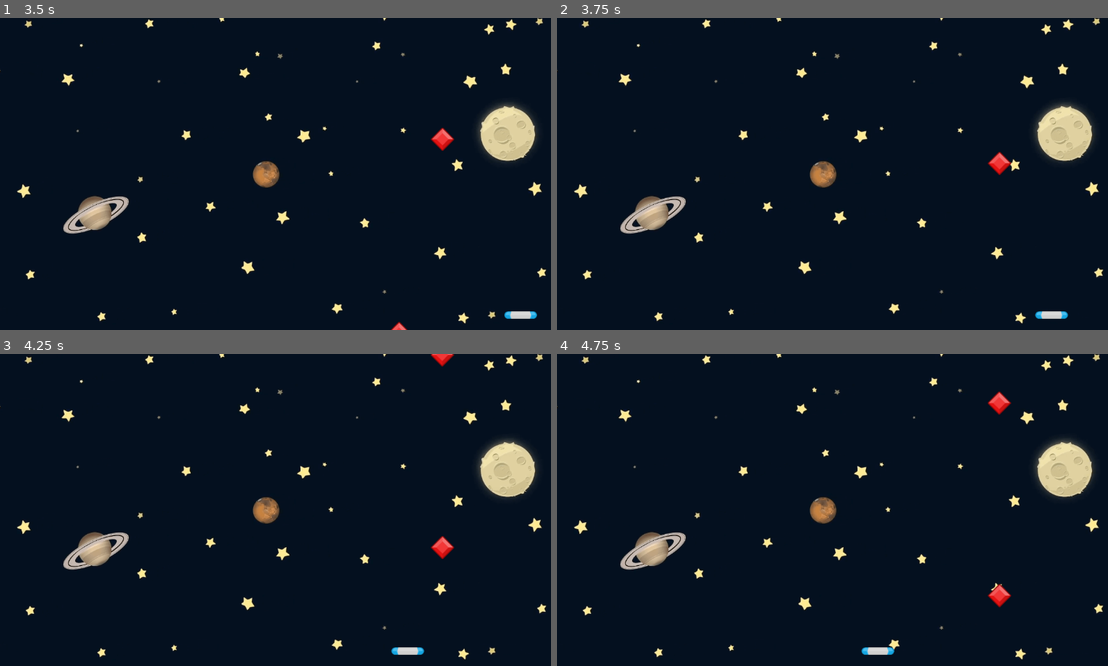
Above: before the commit, frames 1-4 (two rows, left to right).
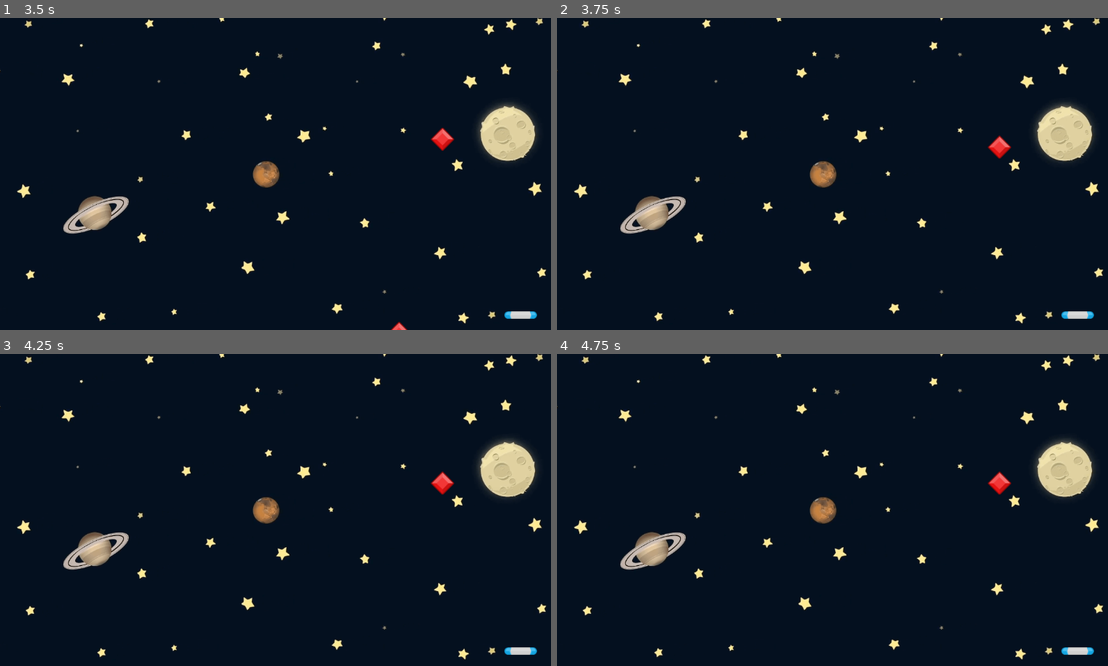
Above: after the commit, the same moments.

Repository: Peter-Pander/GemCatcher
Game: Godot game, scene res://Scenes/Game.tscn
The game is run twice, just before and just after one commit, with the same random seed, the same clock (stepped at 60 frames per second) and the same inputs.
Inputs:
- Up to frame 1 (3.5 s): hold D (move_right) 0.53-1.28 s; hold A (move_left) 1.28-2.03 s; hold D (move_right) from 2.03 s (still down)
- Up to frame 2 (3.75 s): release D (move_right) at 3.53 s; hold A (move_left) from 3.53 s (still down)
- Up to frame 3 (4.25 s): keep holding A (move_left)
- Up to frame 4 (4.75 s): keep holding A (move_left)

Frame 1 is identical in both runs. In frame 2, 0.6% of the frame differs, in the area x 78-98%, y 37-97%; in frame 3, 0.7%; in frame 4, 0.8%, in the area x 55-98%, y 12-97%.

Commit message:
feat: stop game when paddle misses gem
Stop the spawn timer and pause all falling gems
when a gem goes off screen without being caught.

Diff:
--- a/Scenes/Game.gd
+++ b/Scenes/Game.gd
@@ -3,6 +3,11 @@
 
 const GEM = preload("res://Scenes/Gem/Gem.tscn")
 const MARGIN: float = 70.0
+
+
+@onready var spawn_timer: Timer = $SpawnTimer
+@onready var paddle: Area2D = $Paddle
+
 
 func _ready() -> void:
 	spawn_gem()
@@ -19,13 +24,21 @@
 	add_child(new_gem)
 
 
+func stop_all() -> void:
+	spawn_timer.stop()
+	paddle.set_process(false)
+	for child in get_children():
+		if child is Gem:
+			child.set_process(false)
+
+
 func _on_paddle_area_entered(area: Area2D) -> void:
 	print("Game:: collison", area)
 
 
 
 func _on_gem_off_screen() -> void:
-	print("Game Over")
+	stop_all()
 
 
 func _on_timer_timeout() -> void:
--- a/Scenes/Game.tscn
+++ b/Scenes/Game.tscn
@@ -16,9 +16,9 @@
 position = Vector2(557, 617)
 scale = Vector2(0.65, 0.65)
 
-[node name="Timer" type="Timer" parent="."]
+[node name="SpawnTimer" type="Timer" parent="."]
 wait_time = 2.0
 autostart = true
 
 [connection signal="area_entered" from="Paddle" to="." method="_on_paddle_area_entered"]
-[connection signal="timeout" from="Timer" to="." method="_on_timer_timeout"]
+[connection signal="timeout" from="SpawnTimer" to="." method="_on_timer_timeout"]
